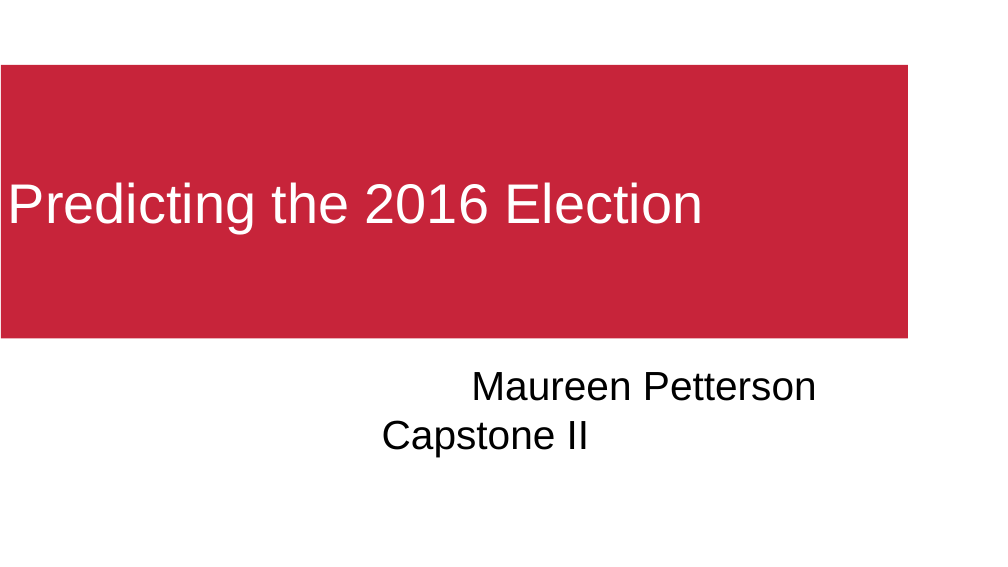
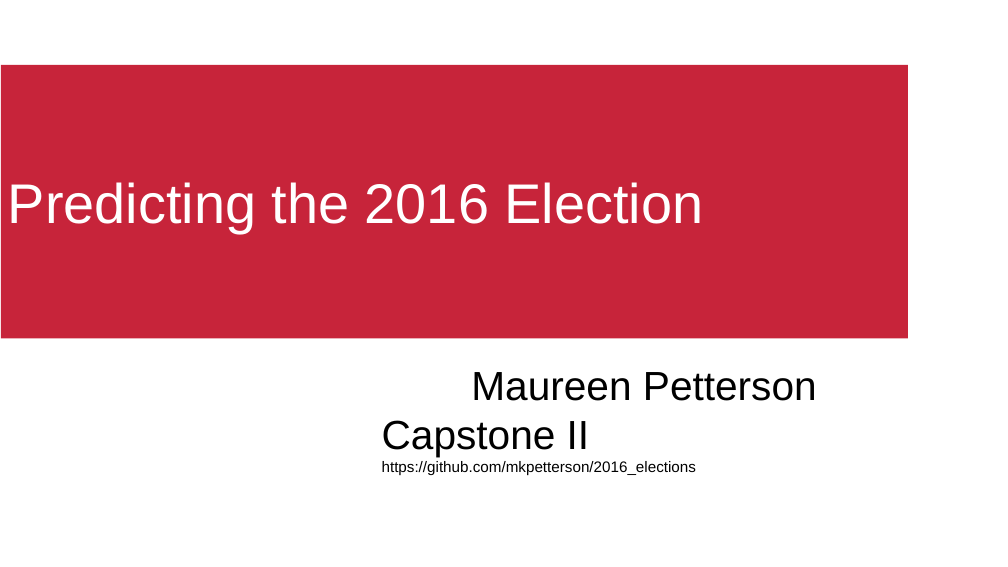
Before and after one commit to mkpetterson/2016-elections, a slide deck: slide 1 of docs/election.odp. Drawn at 1008x567 pixels with LibreOffice and Linux fonts; fonts in the diff are those of the drawing; background and template pictures are left out. Boxes give left, top, right and bottom in pixels: in the first picture for what was removed or moved away, otherwise in the second. Text is boxed around its words. In the diff, an @@ line names an element or a change of style, - is before the commit and + after.

```diff
--- a/docs/election.odp
+++ b/docs/election.odp
@@ subtitle at <box>382,461,696,475</box>: paragraph added @@
+https://github.com/mkpetterson/2016_elections
```
Also in this commit, not shown: 6 other slides changed, 2 slides added, 2 slides removed, 7 other files.
